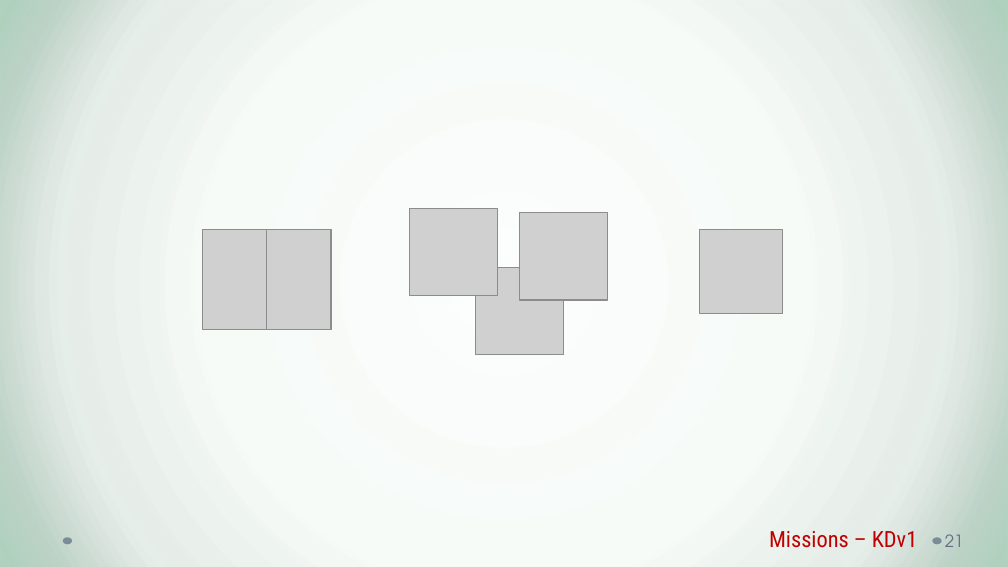
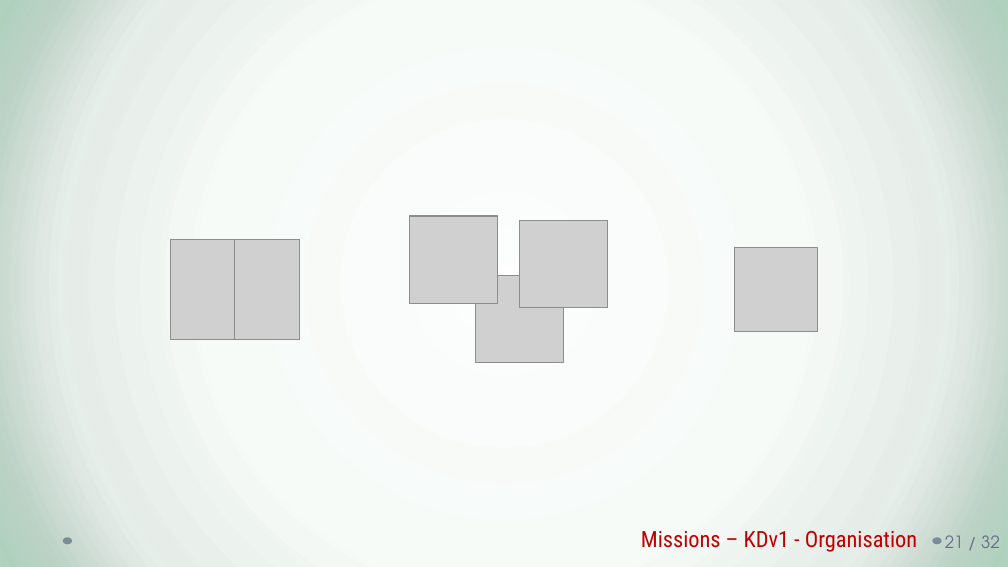
Before and after one commit to Mekiis/LP, a slide deck: slide 22 of BreakFirst - Rapport.pptx (slide 21 before the commit). Drawn at 1008x567 pixels with LibreOffice and Linux fonts; fonts in the diff are those of the drawing; grey boxes stand for pictures; background and template pictures are left out. Boxes give left, top, right and bottom in pixels: in the first picture for what was removed or moved away, otherwise in the second. Text is boxed around its words. In the diff, an @@ line names an element or a change of style, - is before the commit and + after.

```diff
--- a/BreakFirst - Rapport.pptx
+++ b/BreakFirst - Rapport.pptx
@@ 3 pictures: place and size @@
-3 pictures at (410, 208, 607, 355)
+3 pictures at (410, 216, 607, 363)
@@ picture: place and size @@
-picture at (203, 230, 267, 330)
+picture at (170, 240, 235, 340)
@@ picture: place and size @@
-picture at (267, 230, 332, 330)
+picture at (235, 240, 299, 340)
@@ picture: place and size @@
-picture at (700, 230, 783, 313)
+picture at (734, 248, 817, 332)
@@ text at (641, 531, 917, 552): text changed @@
-Missions – KDv1
+Missions – KDv1 - Organisation
@@ page number at (945, 535, 1000, 548): text changed @@
-21
+21 / 32
```
Also in this commit, not shown: 20 other slides changed, 13 slides added, 7 slides removed.
